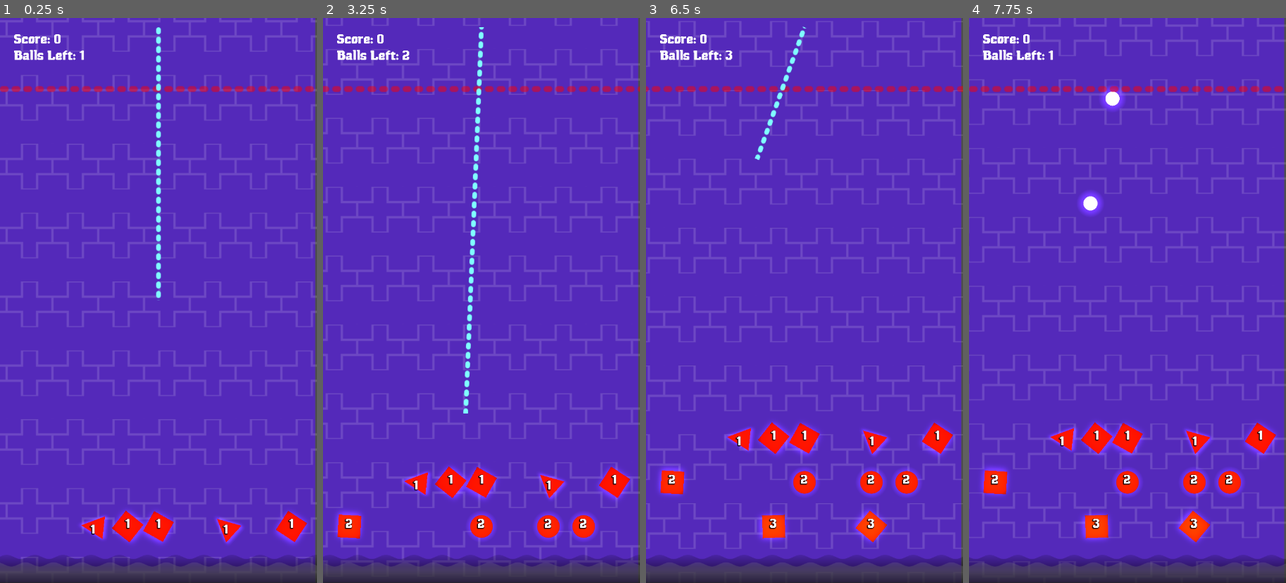
Above: before the commit, frames 1-4 (left to right).
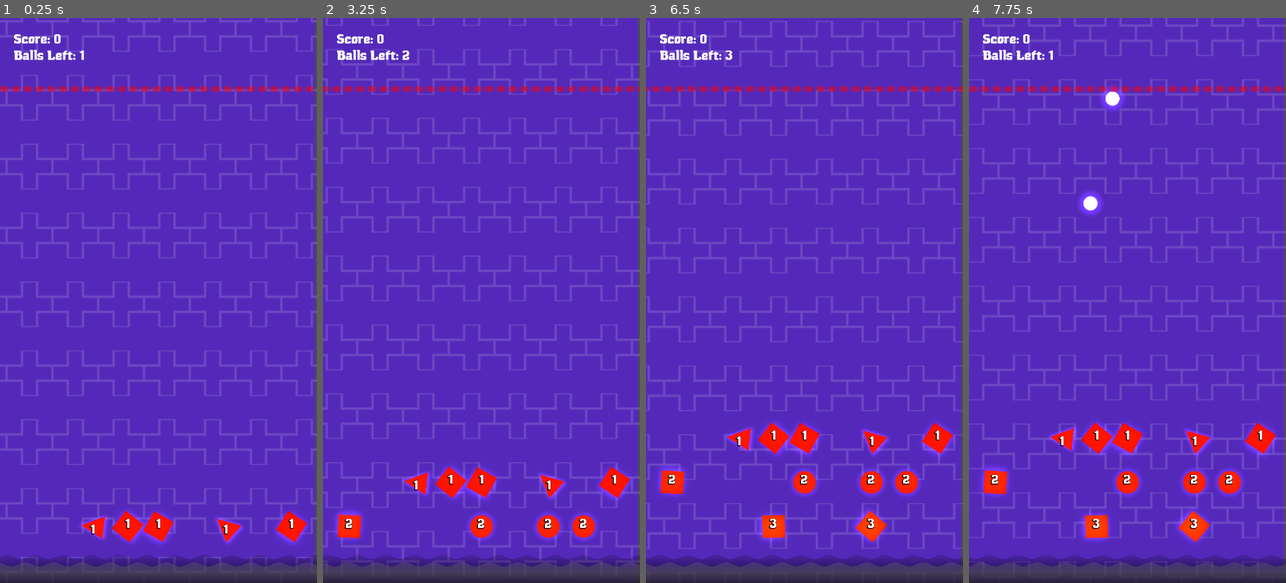
Above: after the commit, the same moments.

Repository: mbosetti/BallBouncer
Game: Godot game, scene res://scenes/game/game_scene.tscn
Same seed, same stepped clock (60 frames per second), same inputs: the game is played once before the commit and once after it.
Inputs (mouse positions are in pixels of both pictures, inside the frame that each line leads up to):
- Up to frame 1 (0.25 s): no input
- Up to frame 2 (3.25 s): move the mouse to (551, 272) at 0.52 s; press the mouse at (551, 272) at 0.53 s; move the mouse to (418, 328) at 1.27 s; release the mouse at (418, 328) at 1.28 s; click (418, 328) at 1.35 s; move the mouse to (513, 176) at 2.02 s; press the mouse at (513, 176) at 2.03 s; move the mouse to (465, 413) at 2.77 s; release the mouse at (465, 413) at 2.78 s; click (465, 413) at 2.85 s
- Up to frame 3 (6.5 s): move the mouse to (899, 385) at 3.52 s; press the mouse at (899, 385) at 3.53 s; move the mouse to (709, 215) at 4.27 s; release the mouse at (709, 215) at 4.28 s; click (709, 215) at 4.35 s; move the mouse to (820, 300) at 5.02 s; press the mouse at (820, 300) at 5.03 s; move the mouse to (756, 159) at 5.77 s; release the mouse at (756, 159) at 5.78 s; click (756, 159) at 5.85 s
- Up to frame 4 (7.75 s): move the mouse to (1197, 272) at 6.52 s; press the mouse at (1197, 272) at 6.53 s; move the mouse to (1064, 328) at 7.27 s; release the mouse at (1064, 328) at 7.28 s; click (1064, 328) at 7.35 s

The runs differ from the first frame. In frame 1, 0.6% of the frame differs, in the area x 49-51%, y 1-50%; in frame 2, 0.8%, in the area x 44-51%, y 1-70%; in frame 3, 0.3%; in frame 4, nothing differs.

Commit message:
hide line when not touching

Diff:
--- a/scripts/BallBouncer.gd
+++ b/scripts/BallBouncer.gd
@@ -23,6 +23,7 @@
 var round = 0
 var _has_shot = false
 var _is_game_over = false
+var cursor_event_position = Vector2.ZERO
 
 func _ready():
 	deadZone.body_entered.connect(_on_projectile_enter_dead_zone)
@@ -58,10 +59,6 @@
 	}
 	save_file.store_line(JSON.stringify(save_data))
 
-func _process(delta):
-	if Input.is_action_just_released("click"):
-		_launch_projectiles()
-
 func get_launcher_target_position():
 	return get_global_mouse_position()
 
@@ -79,8 +76,6 @@
 		projectile.gravity_scale = 0
 		projectile.linear_velocity = Vector2.ZERO
 		projectile.visible = false
-		# projectile.hit.disconnect(_on_projectile_hit)
-		# projectile.queue_free()
 		_on_projectile_deleted()
 
 func _on_player_dead_zone_body_entered(body):
@@ -101,12 +96,16 @@
 
 func _on_projectile_deleted():
 	round_projectile_count -= 1
-	# if round_projectile_count == 0:
-	# 	_start_round()
 
 func _game_over():
 	print('game over')
 	_reset()
+
+func show_line():
+	projectileLauncher.show_line()
+
+func hide_line():
+	projectileLauncher.hide_line()
 
 func _spawn_collidable_objects(health: int):
 	var spawned = collidableObjectSpawner.spawn(health)
--- a/scripts/state/game/round_state.gd
+++ b/scripts/state/game/round_state.gd
@@ -1,26 +1,15 @@
 extends "res://scripts/state/game/game_state.gd"
 
-var projectiles_launched = false
-
 func enter():
-	game.projectileLauncher.show_line()
-	projectiles_launched = false
 	game._has_shot = false
 
 func exit():
-	game.projectileLauncher.hide_line()
+	game.hide_line()
 
 func update(delta):
+	if Input.is_action_pressed("click") && !game._has_shot:
+		game.show_line()
 	if Input.is_action_just_released("click"):
-		_launch_projectiles()
-		projectiles_launched = true
-	if projectiles_launched && game.round_projectile_count == 0:
+		game._launch_projectiles()
+	if game._has_shot && game.round_projectile_count == 0:
 		transition_deferred("round_end")
-
-func _launch_projectiles():
-	if !game._has_shot:
-		game._has_shot = true
-		game.projectileLauncher.hide_line()
-		game.round_projectile_count = game.projectiles_count
-		var mouse_pos = game.get_launcher_target_position()
-		var projectiles = await game.projectileLauncher.launch_multiple(ProjectileLauncher.Params.new(mouse_pos, game.object_container, game.projectiles_count, game._on_projectile_hit))
